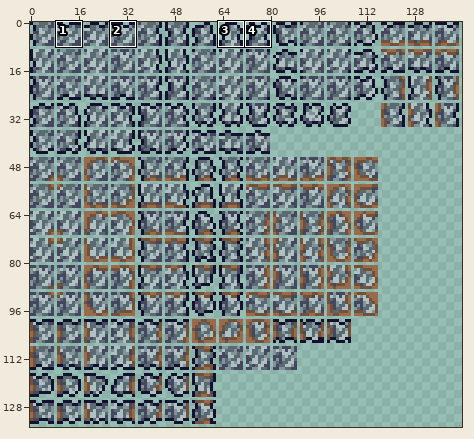
Two versions of one sprite sheet, Content/Tiles/Natural/CoalOre.png. Above: a wide view before the commit, with the close-up outlined.
Close-up. Before the commit:
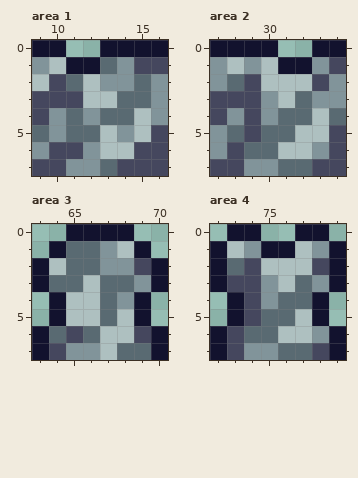
The file is 288x270 pixels, drawn in blocks of 2x2; one block is one cell here. Shown: area 1: x 9..16, y 0..7; area 2: x 27..34, y 0..7; area 3: x 63..70, y 0..7; area 4: x 72..79, y 0..7. The commit also changed other parts of the picture, which this record leaves out.
The same view after the edit:
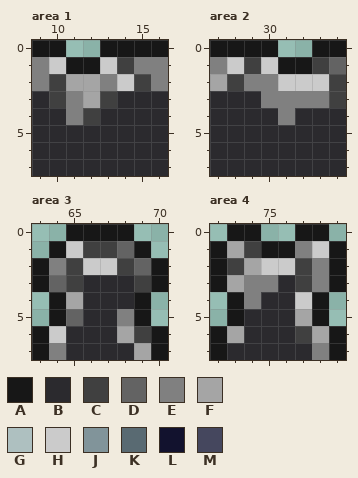
Palette (. is transparent): A #171717  B #2b2a2e  C #404040  D #636363  E #808080  F #a5a5a5  G #aec0c0  H #cbcbcb  J #81949a  K #596a72  L #12122e  M #45475e
Diff:
Changed rows in their new state; - is an unchanged pixel.
Area 1:
first column x 9:
0 AA--AAAA
1 EHAAHCEE
2 ECFFEHCE
3 BCEFCBBB
4 BBECBBBB
5 BBBBBBBB
6 BBBBBBBB
7 BBBBBBBB
Area 2:
first column x 27:
0 AAAA--AA
1 EHCHAACD
2 FCEEHHHC
3 BBBEEEEC
4 BBBBEBBB
5 BBBBBBBB
6 BBBBBBBB
7 BBBBBBBB
Area 3:
first column x 63:
0 --AAAA--
1 -AHCCDA-
2 AECHHCDA
3 ADCBBBCA
4 -AFBBBA-
5 -ADBBEA-
6 AHBBBFCA
7 AEBBBBFA
Area 4:
first column x 72:
0 -AA--AA-
1 AFCAAEHA
2 ACFHHCEA
3 AFEEBCEA
4 -AEBBHA-
5 -ABBBFA-
6 AFBBBCFA
7 ABBBBBEA
Boxes around the changes in both close-ups, in picture pixels (x1, y1, x2, y2):
changed: (32, 40, 168, 176)
changed: (210, 40, 346, 176)
changed: (32, 224, 168, 360)
changed: (210, 224, 346, 360)
